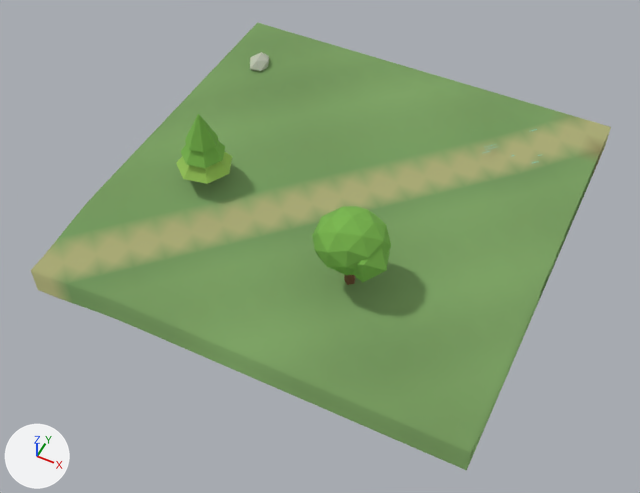
An edit to the glTF model client/public/models/chunks/0_1.glb, drawn before and after from the same camera.
One viewpoint serves both versions: a 50 mm lens placed at (33.3, -84.8, 43.2), pointed at (15.4, -49.0, -1.6). The lights are fixed; the arrows at lower left show +X, +Y and +Z. The older version comes first. Vertices at exactly the same position are counted once.

In view in the first picture: 'scenery', 'terrain'.
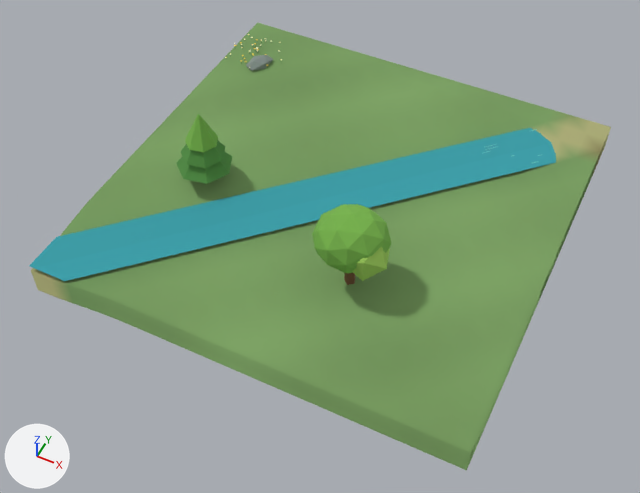
Scene script edits in JSON lines:
```json
{"block": "me_scenery", "where": "# used by ob_scenery; location = (0.0, 0.0, 0.0)"}
{"op": "remove", "block": "me_scenery", "code": "me_scenery.from_pydata(...)  # 197 vertices, 322 faces; spans x 2.3..28.7, y -54.1..-32.1, z -0.4..5.9"}
{"op": "add", "block": "me_scenery", "code": "me_scenery.from_pydata(...)  # 1178 vertices, 1893 faces; spans x 0.0..30.0, y -60.0..-30.0, z -0.2..6.0"}
{"block": "me_scenery", "change": "me_scenery part 1: the loose piece of 42 vertices spanning x 16.7..21.3, y -54.1..-49.9, z 1.7..5.9 is moved by (0.0, 0.0, 0.2)"}
{"block": "me_scenery", "change": "me_scenery part 2: the loose piece of 12 vertices spanning x 18.7..21.7, y -53.7..-51.3, z 2.0..4.6 is moved by (0.0, 0.0, 0.2)"}
{"block": "me_scenery", "change": "me_scenery part 3: the loose piece of 12 vertices spanning x 2.3..3.7, y -36.1..-33.9, z -0.4..0.8 is rebuilt with 12 vertices and now spans x 2.2..3.8, y -36.2..-33.8, z -0.2..0.6"}
{"block": "me_scenery", "change": "me_scenery part 4: 8 vertices added at x 0.0..30.0, y -60.0..-30.0, z -0.2"}
{"block": "me_scenery", "change": "me_scenery part 5: 46 kept faces spanning x 4.2..19.4, y -52.4..-46.0, z 0.0..5.8 get new vertex colours; the middle colour goes from green #7ab74d to green #529043"}
{"block": "me_scenery", "change": "other edits to the shape of me_scenery do not show in these pictures"}
```

Location of each change, [x1, y1, x2, y2] in pixels of the pictures (640 x 493 px; the box of a moved part takes in the faces that stretch with it):
```json
{"object": "scenery", "change": "reshaped", "before": [176, 52, 540, 285], "after": [29, 34, 556, 285], "on screen": "45% wider, 8% taller"}
{"part": 1, "of": "me_scenery", "change": "moved or reshaped", "before": [312, 206, 391, 275], "after": [312, 204, 392, 273]}
{"part": 2, "of": "me_scenery", "change": "moved or reshaped", "before": [352, 248, 390, 283], "after": [352, 246, 390, 281]}
{"part": 3, "of": "me_scenery", "change": "rebuilt", "before": [250, 52, 269, 72], "after": [246, 55, 273, 70], "on screen": "40% wider, 24% shorter"}
{"part": 4, "of": "me_scenery", "change": "added", "after": [29, 128, 556, 281]}
{"part": 5, "of": "me_scenery", "change": "recoloured", "before": [176, 139, 354, 285], "after": [176, 139, 354, 285]}
```
